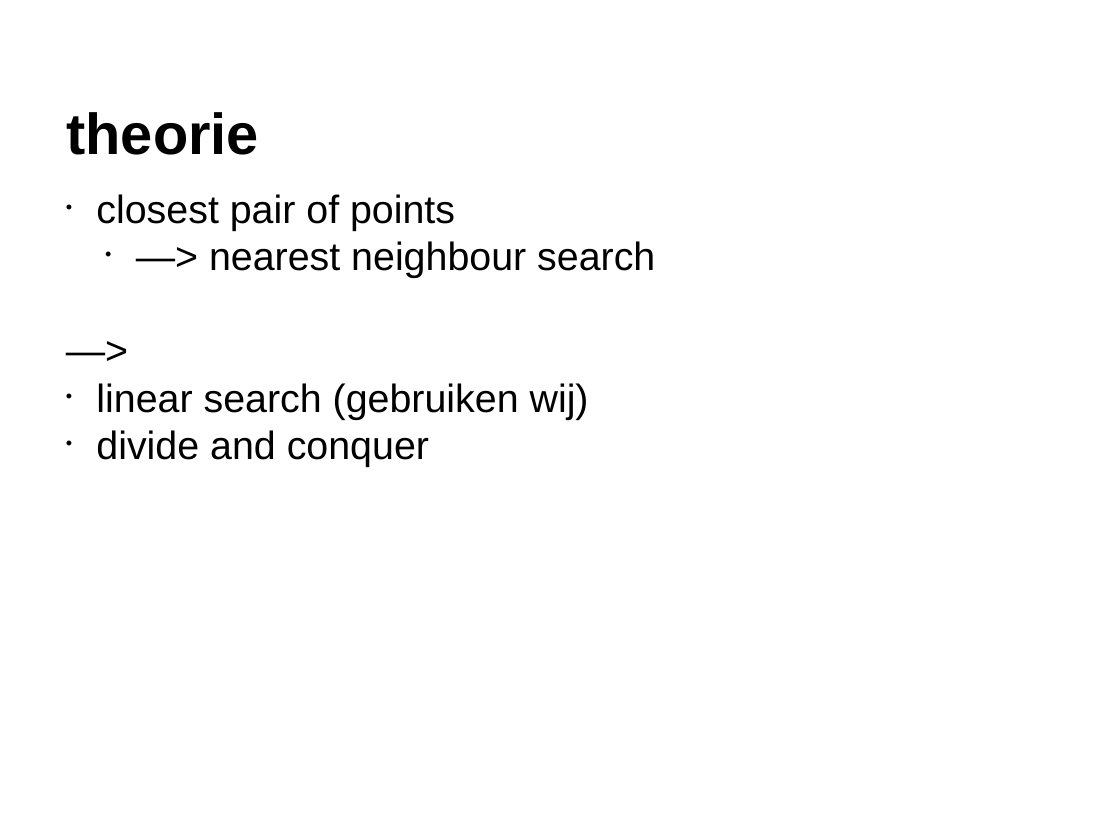
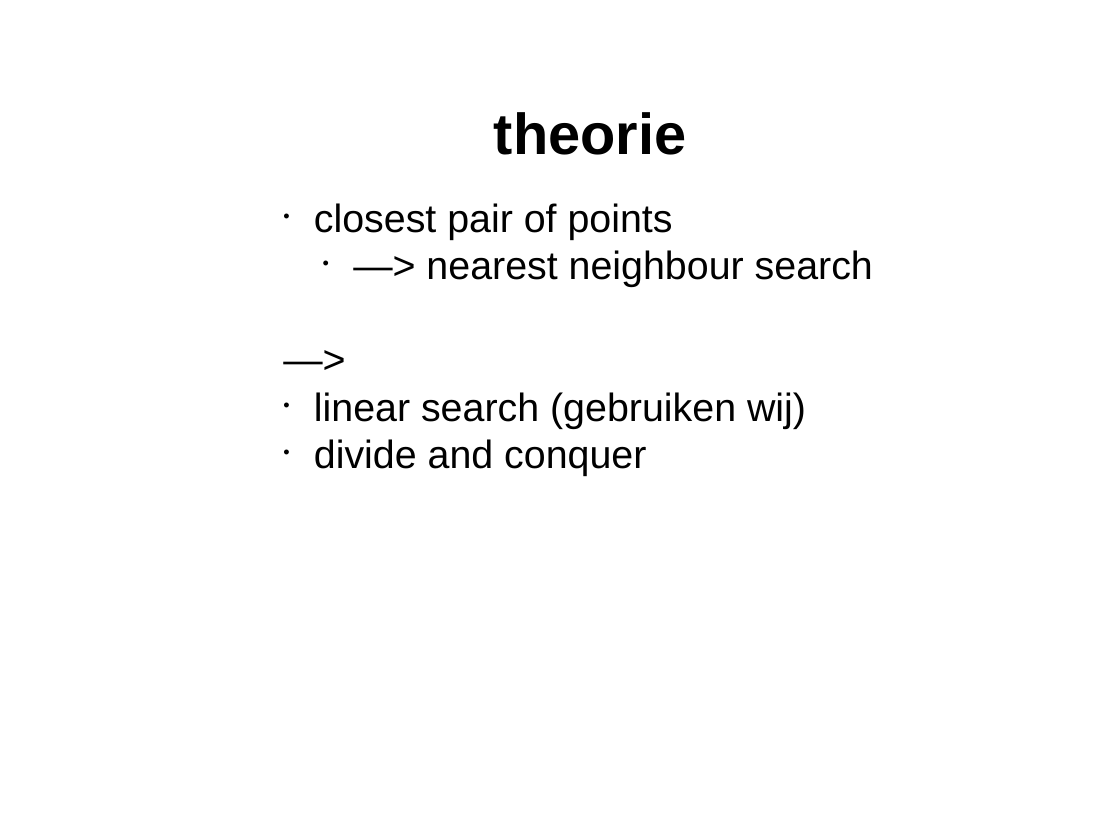
Before and after one commit to JuliaJansen/-HabboHotel, a slide deck: slide 5 of powerpoints/eindpresentatie heuristieken.pptx. Drawn at 1120x840 pixels with LibreOffice and Linux fonts; fonts in the diff are those of the drawing. Boxes give left, top, right and bottom in pixels: in the first picture for what was removed or moved away, otherwise in the second. Text is boxed around its words. In the diff, an @@ line names an element or a change of style, - is before the commit and + after.

```diff
--- a/powerpoints/eindpresentatie heuristieken.pptx
+++ b/powerpoints/eindpresentatie heuristieken.pptx
@@ title "theorie": place and size @@
-title "theorie" at (66, 112, 258, 155)
+title "theorie" at (494, 112, 686, 155)
@@ text "closest pair of points": place and size @@
-text "closest pair of points" at (96, 194, 655, 467)
+text "closest pair of points" at (314, 203, 873, 476)
```
Also in this commit, not shown: 10 other slides changed, 11 slides added.
